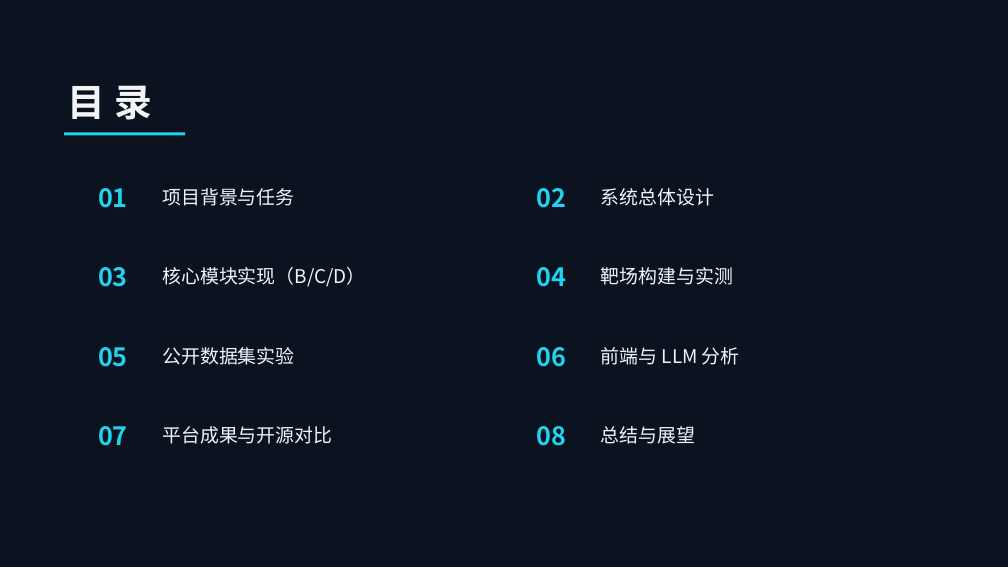
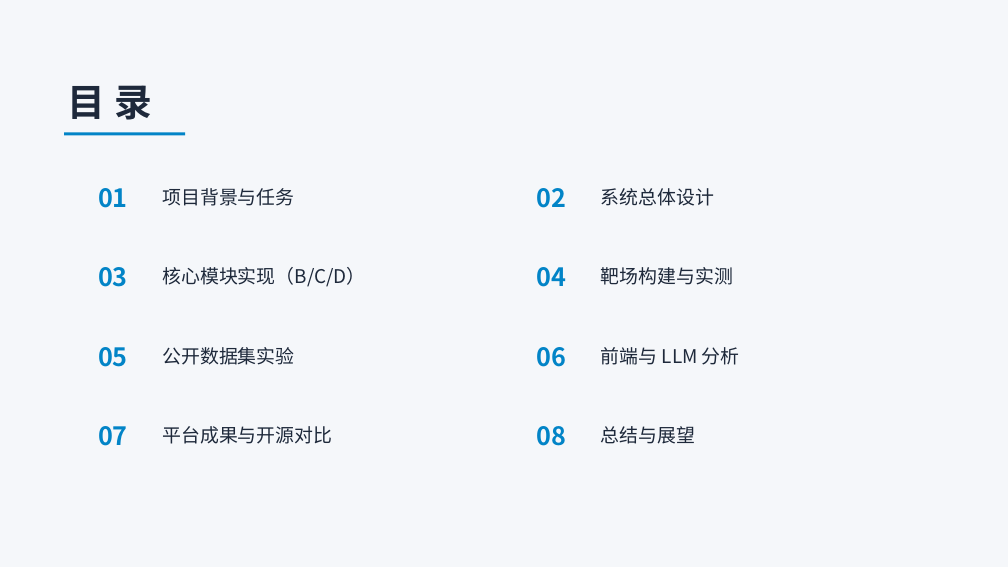
Before and after one commit to hotaru214/information_security_design_project, a slide deck: slide 2 of docs/答辩PPT-恶意攻击行为溯源分析系统.pptx. Drawn at 1008x567 pixels with LibreOffice and Linux fonts; fonts in the diff are those of the drawing. Boxes give left, top, right and bottom in pixels: in the first picture for what was removed or moved away, otherwise in the second. Text is boxed around its words. In the diff, an @@ line names an element or a change of style, - is before the commit and + after.

Commit message:
docs: 答辩PPT改版——浅色系+精简文字+增加截图密度
- 背景改浅灰蓝(#F5F7FA)+白卡片+深石板文字，强调色改蓝/红/橙
- 每页文字大幅精简（要点式，删长段落），突出数字
- 截图增至 7 处：靶场页 3 张（ZAP/nmap/DVWA）、实测页 2 张（攻击链+Dashboard）、CTU-13/前端/数据管理各 1 张
- 16 页全部通过逐页渲染视觉验收

```diff
--- a/docs/答辩PPT-恶意攻击行为溯源分析系统.pptx
+++ b/docs/答辩PPT-恶意攻击行为溯源分析系统.pptx
@@ rectangle at <box>0,0,1008,567</box>: fill #0B1220 to #F5F7FA @@
@@ rectangle at <box>64,132,185,135</box>: fill #22D3EE to #0284C7 @@
@@ text colour #22D3EE to #0284C7 in 8 elements at <box>98,188,128,208</box>, <box>537,188,567,208</box>, <box>98,267,128,287</box>, <box>537,267,567,287</box>, <box>98,347,128,367</box>, <box>537,347,567,367</box>, <box>98,426,128,446</box>, <box>537,426,567,446</box> @@
@@ text colour #F3F4F6 to #1E293B in 9 elements at <box>68,85,152,120</box>, <box>162,188,294,206</box>, <box>601,188,714,206</box>, <box>162,267,365,287</box>, <box>601,267,733,285</box>, <box>162,347,294,365</box>, <box>601,347,740,365</box>, <box>162,426,332,444</box>, <box>601,426,696,444</box> @@
```
Also in this commit, not shown: 15 other slides changed, 1 other file.
